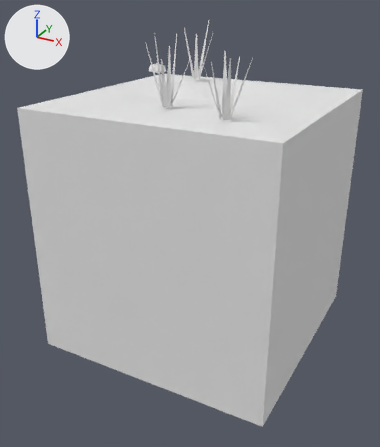
Before and after pictures for a commit that changed the FBX model Assets/Tiles/Marsh/Marsh Tile 0.fbx.
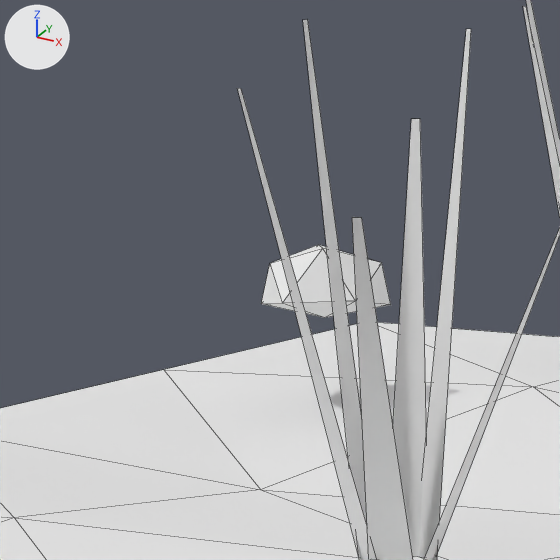
Old and new are each drawn whole from a camera (50 mm lens) standing at (1.918, -3.733, 1.811) and looking at (-0.048, -0.159, 0.024) and again close up on the part from 30% to 50% of the width and 7% to 24% of the height. Lighting does not change. The marker at upper left points along +X, +Y and +Z. The older version's two pictures come first. The close-ups show mesh edges as thin lines. Where no turn or scale is listed for an object, it has been applied to the vertices. Vertices at exactly the same position are counted once.

The first close-up shows 'Marsh Tile 0'.
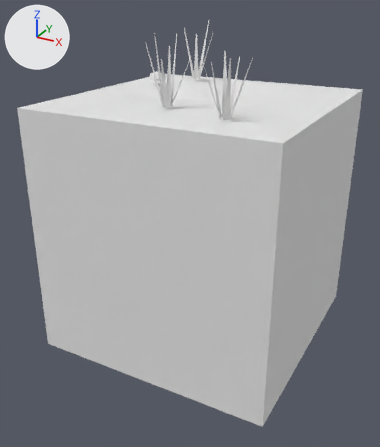
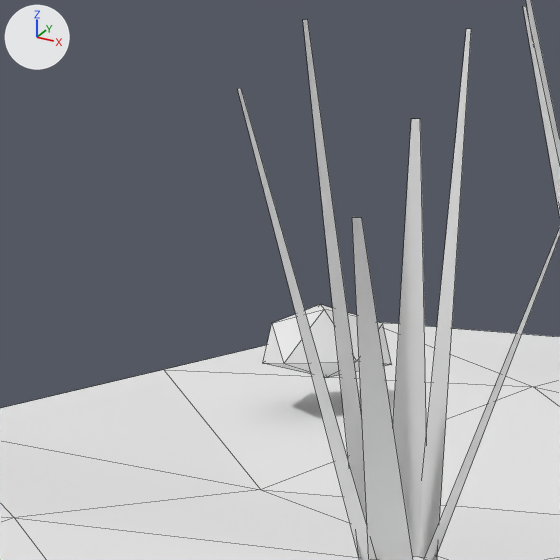
Pixel boxes [x1, y1, x2, y2] of what changed, in the close-ups (560 x 560 px; the box of a moved part takes in the faces that stretch with it):
part 1 of me_marsh_tile_0, moved or reshaped: before [261, 245, 391, 318]; after [263, 304, 392, 378]

The change in detail:
me_marsh_tile_0 has 121 vertices, 83 faces and spans x -1.0..1.0, y -1.0..1.0, z -1.0..1.58.
me_marsh_tile_0 is used by ob_marsh_tile_0; location (0.0, 0.0, 0.0).
me_marsh_tile_0 part 1: the loose piece of 12 vertices spanning x -0.75..-0.59, y 0.26..0.43, z 1.16..1.24 is moved by (0.0, 0.0, -0.07).
